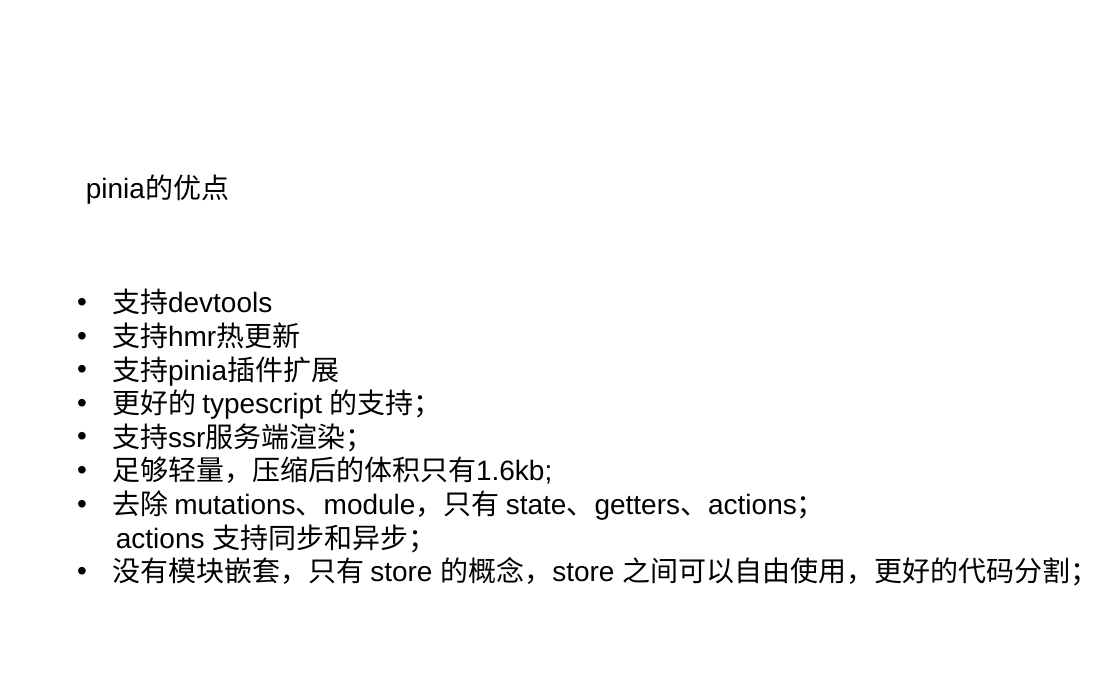
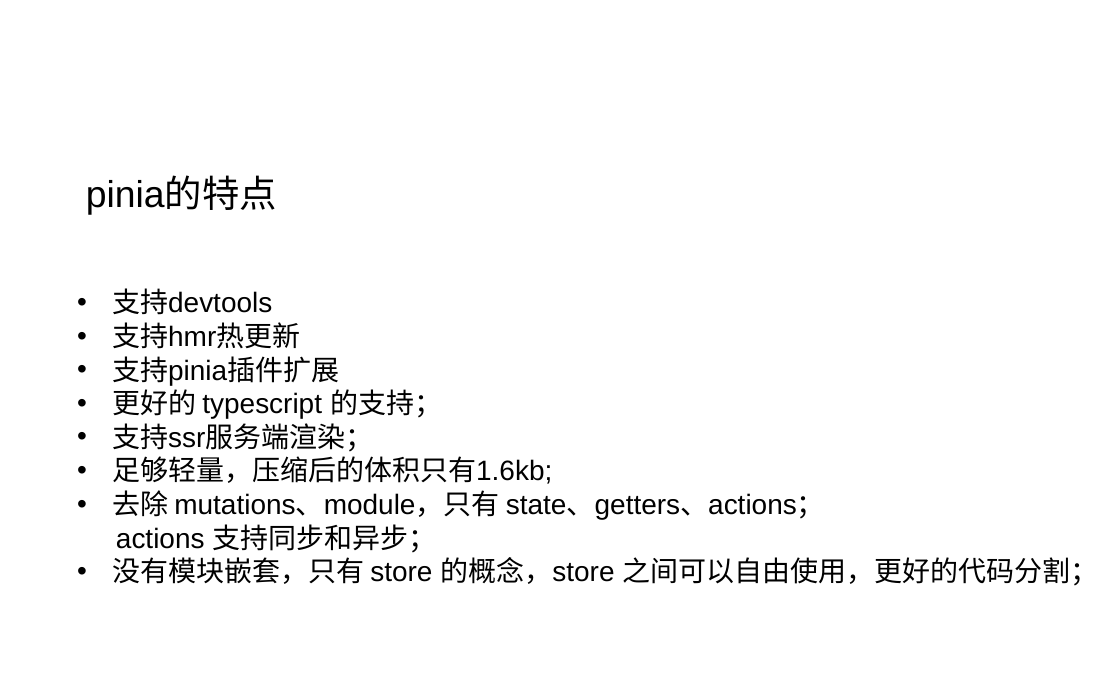
Before and after one commit to xhLONG/vue3-pinia-example, a slide deck: slide 6 of pinia介绍.pptx. Drawn at 1120x700 pixels with LibreOffice and Linux fonts; fonts in the diff are those of the drawing; background and template pictures are left out. Boxes give left, top, right and bottom in pixels: in the first picture for what was removed or moved away, otherwise in the second. Text is boxed around its words. In the diff, an @@ line names an element or a change of style, - is before the commit and + after.

```diff
--- a/pinia介绍.pptx
+++ b/pinia介绍.pptx
@@ text at [86, 178, 277, 215]: text changed; size 18 to 24 pt @@
-pinia的优点
+pinia的特点
```
Also in this commit, not shown: 3 other slides changed, 5 slides added, 1 slide removed, 8 other files.
